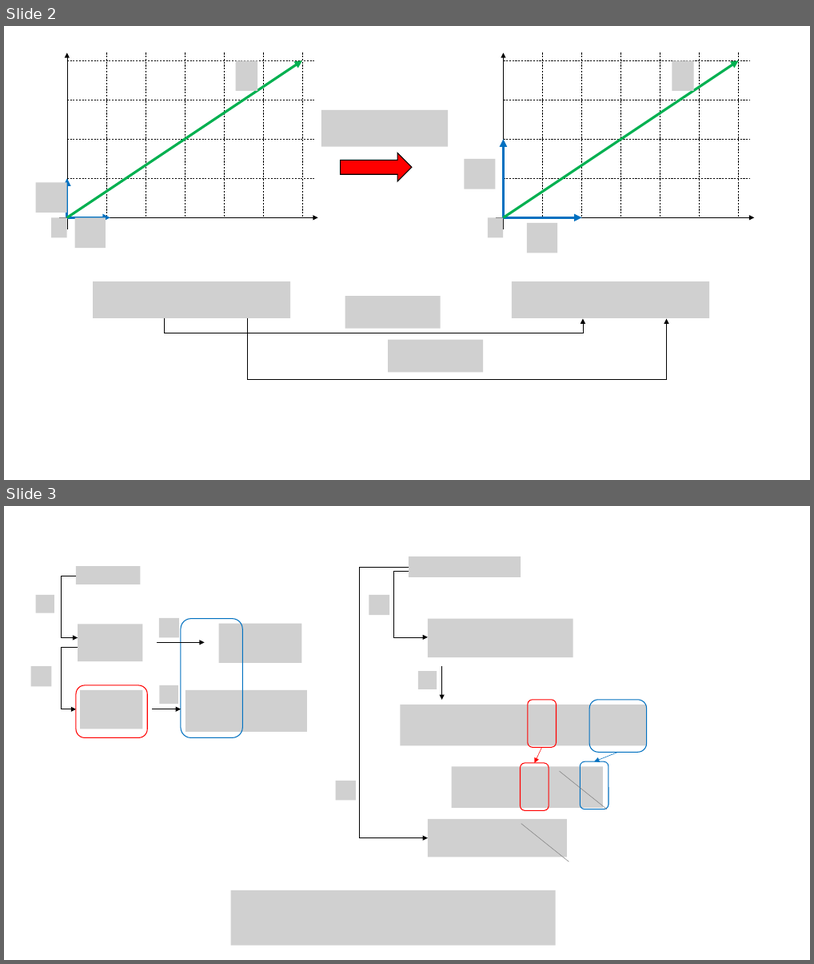
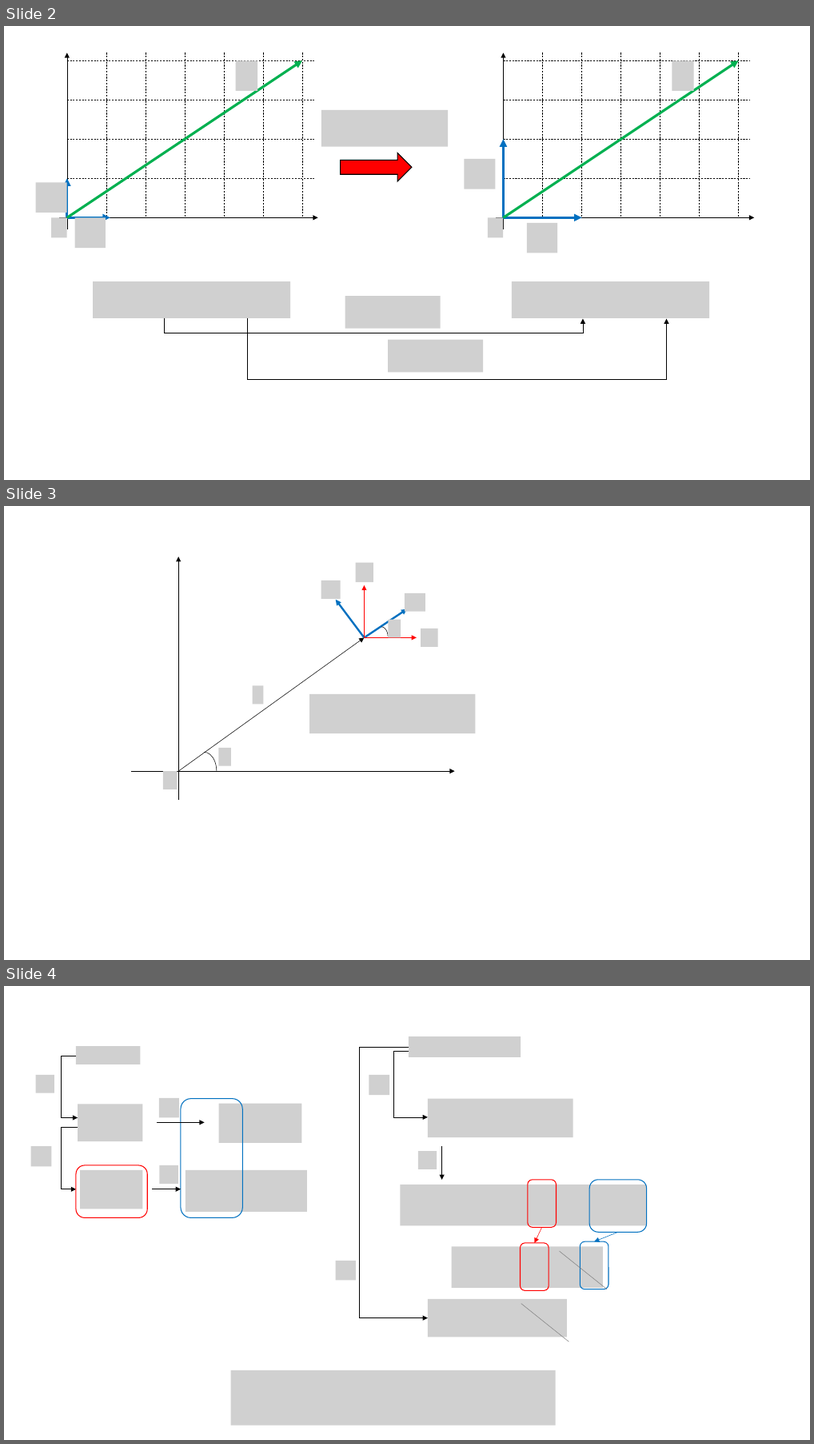
Before and after one commit to kaityo256/classical_mechanics, a slide deck: lagrangian/fig/fig.pptx. Shown one above the other, each under a label of ours: slides 2 and 3 before the commit, slides 2, 3 and 4 after it. The pictures are 814x964 and 814x1444 pixels, drawn with LibreOffice and Linux fonts; fonts in the diff are those of the drawing; grey boxes stand for pictures. Boxes give left, top, right and bottom in pixels: in the first picture for what was removed or moved away, otherwise in the second. Text is boxed around its words. In the diff, an @@ line names an element or a change of style, - is before the commit and + after.

```diff
--- a/lagrangian/fig/fig.pptx
+++ b/lagrangian/fig/fig.pptx
@@ slide 3 added at [4,506,810,960], background #FFFFFF @@
@@ arrow added from (179, 800) to (179, 557), #000000 0.5 pt @@
@@ picture added at [355,562,374,582] @@
@@ picture added at [322,580,341,599] @@
@@ arrow added from (365, 638) to (336, 600), #0070C0 2.25 pt @@
@@ arrow added from (365, 638) to (365, 585), #FF0000 1.5 pt @@
@@ picture added at [405,593,426,612] @@
@@ arrow added from (365, 638) to (407, 609), #0070C0 2.25 pt @@
@@ picture added at [389,619,402,637] @@
@@ arrow added from (179, 771) to (365, 638), #000000 0.5 pt @@
@@ arrow added from (365, 638) to (417, 638), #FF0000 1.5 pt @@
@@ arc (boxed as its full ellipse) added at [375,627,388,647], outline #000000 0.5 pt @@
@@ picture added at [421,628,438,646] @@
@@ picture added at [253,686,263,704] @@
@@ picture added at [310,694,475,733] @@
@@ arc (boxed as its full ellipse) added at [191,752,217,790], outline #000000 0.5 pt @@
@@ picture added at [218,748,231,765] @@
@@ arrow added from (131, 771) to (454, 771), #000000 0.5 pt @@
@@ picture added at [163,771,177,789] @@
@@ what was slide 3 is now slide 4 @@
```
Also in this commit, not shown: 3 other files.
